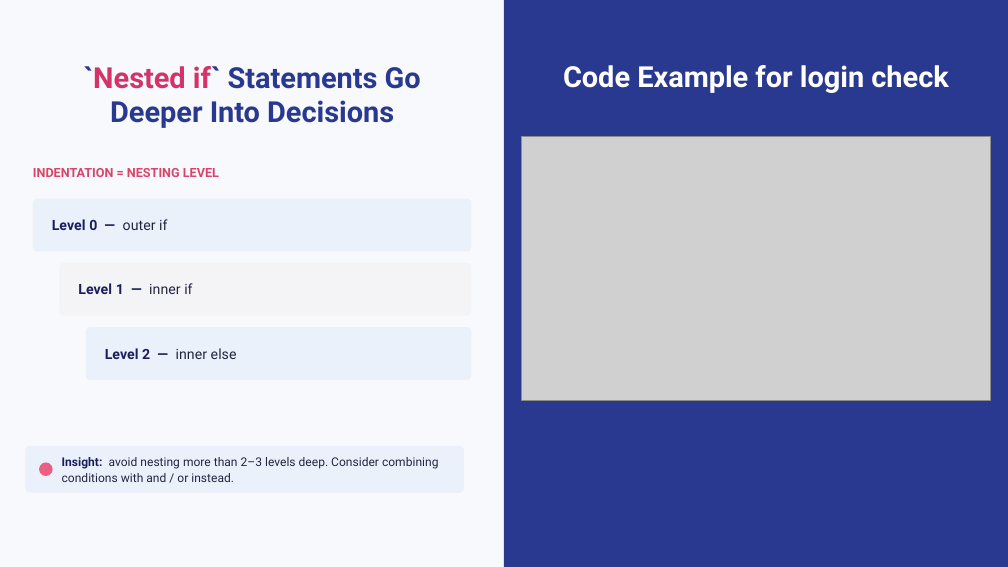
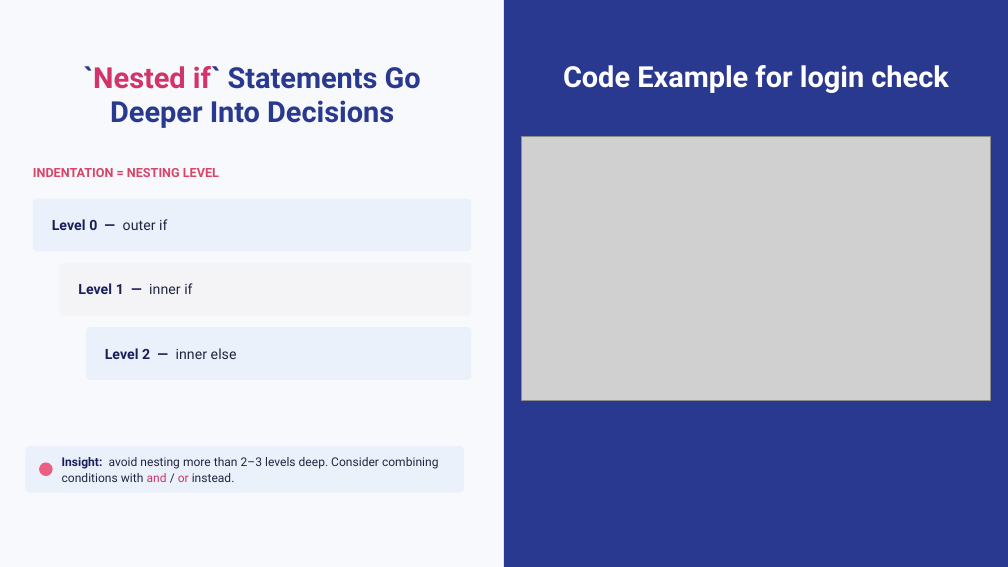
Before and after one commit to wg-training/wg-python-for-data-science-fundamental, a slide deck: slide 18 of slides/06 - Python Control Flows - Conditional Statement.pptx. Drawn at 1008x567 pixels with LibreOffice and Linux fonts; fonts in the diff are those of the drawing; grey boxes stand for pictures. Boxes give left, top, right and bottom in pixels: in the first picture for what was removed or moved away, otherwise in the second. Text is boxed around its words. In the diff, an @@ line names an element or a change of style, - is before the commit and + after.

```diff
--- a/slides/06 - Python Control Flows - Conditional Statement.pptx
+++ b/slides/06 - Python Control Flows - Conditional Statement.pptx
@@ text "Insight: avoid nesting more than ..." at (x1=62, y1=457, x2=438, y2=482): text colour #222540 to #D23369 in "and or" @@
```
Also in this commit, not shown: 2 other slides changed, 1 other file.
